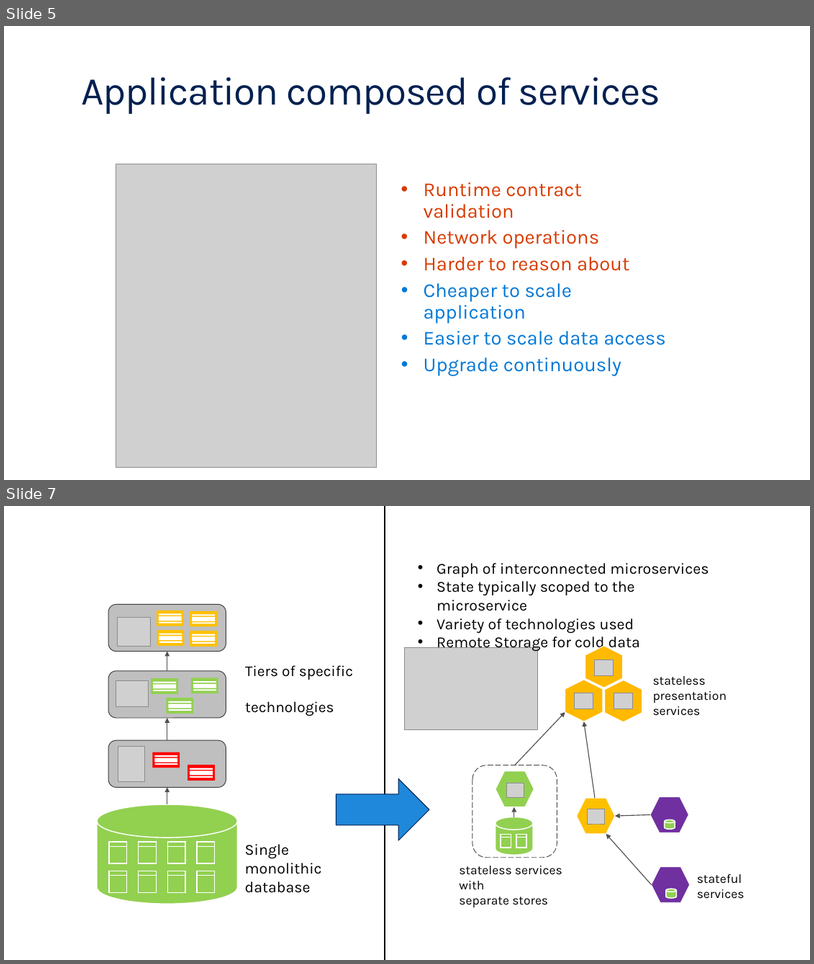
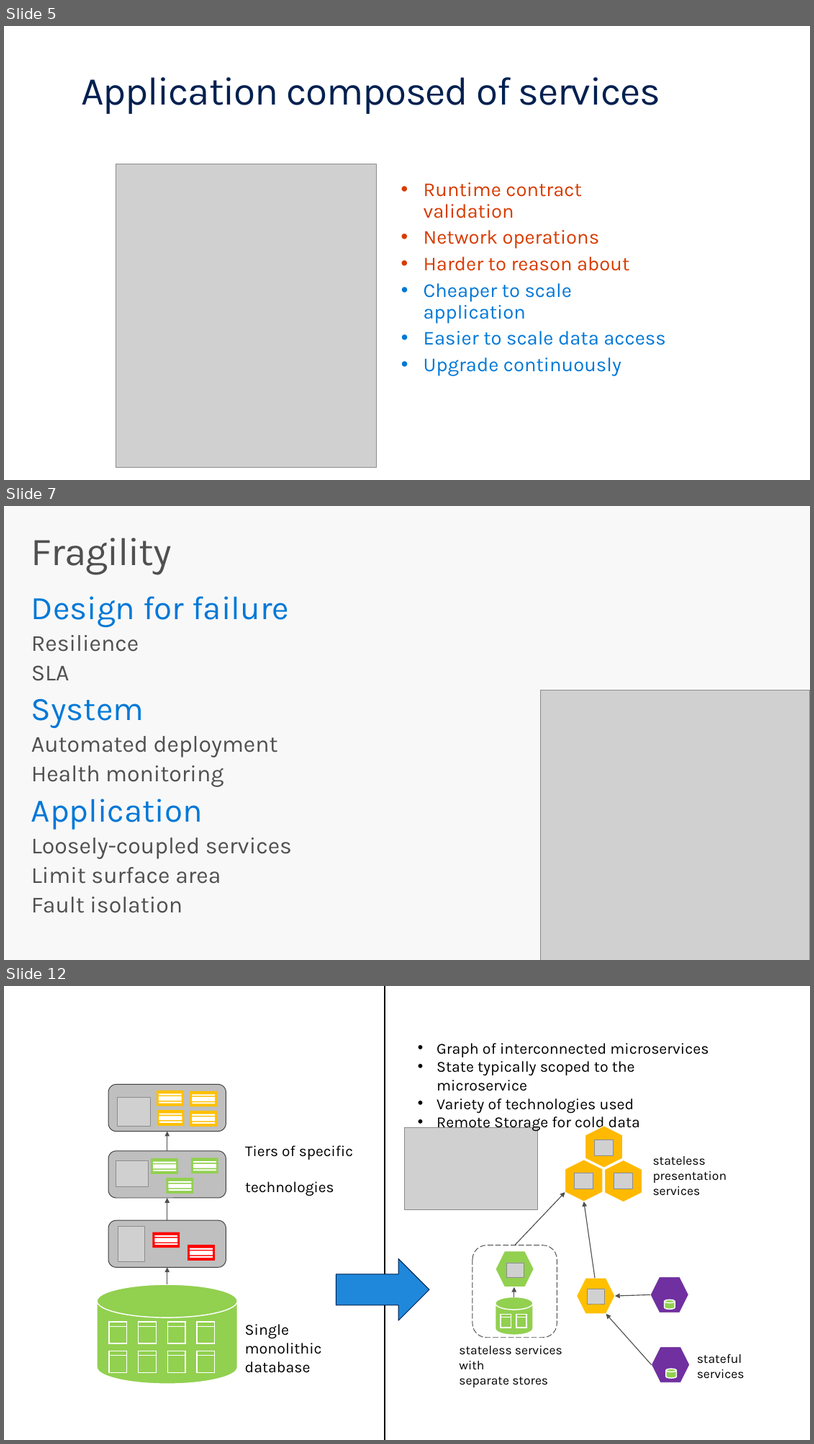
Before and after one commit to brentstineman/PersonalStuff, a slide deck: Presentations/Service Fabric/ServiceFabric Overview.pptx. Shown one above the other, each under a label of ours: slides 5 and 7 before the commit, slides 5, 7 and 12 after it; the slides between them are not shown. The pictures are 814x964 and 814x1444 pixels, drawn with LibreOffice and Linux fonts; fonts in the diff are those of the drawing; grey boxes stand for pictures; background and template pictures are left out. Boxes give left, top, right and bottom in pixels: in the first picture for what was removed or moved away, otherwise in the second. Text is boxed around its words. In the diff, an @@ line names an element or a change of style, - is before the commit and + after.

```diff
--- a/Presentations/Service Fabric/ServiceFabric Overview.pptx
+++ b/Presentations/Service Fabric/ServiceFabric Overview.pptx
@@ slide 7 added at <box>4,506,810,960</box>, background #F8F8F8 @@
@@ title added at <box>31,538,172,575</box>, 48 pt, text #505050 @@
+Fragility
@@ text added at <box>31,596,292,913</box>, 28 pt, text #505050 @@
+Design for failure
+  Resilience
+  SLA
+System
+  Automated deployment
+  Health monitoring
+Application
+  Loosely-coupled services
+  Limit surface area
+  Fault isolation
@@ picture added at <box>540,690,810,960</box> @@
@@ what was slide 7 is now slide 12 @@
```
Also in this commit, not shown: 10 other slides added, 1 slide removed, 1 other file.
